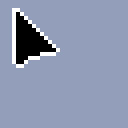
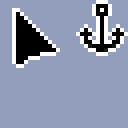
Revision of a layered 128px x 128px image; what changed, layer by layer:
added layer "(modifier) anchor" above "(modifier) hand" over left=76, top=0, right=128, bottom=56
